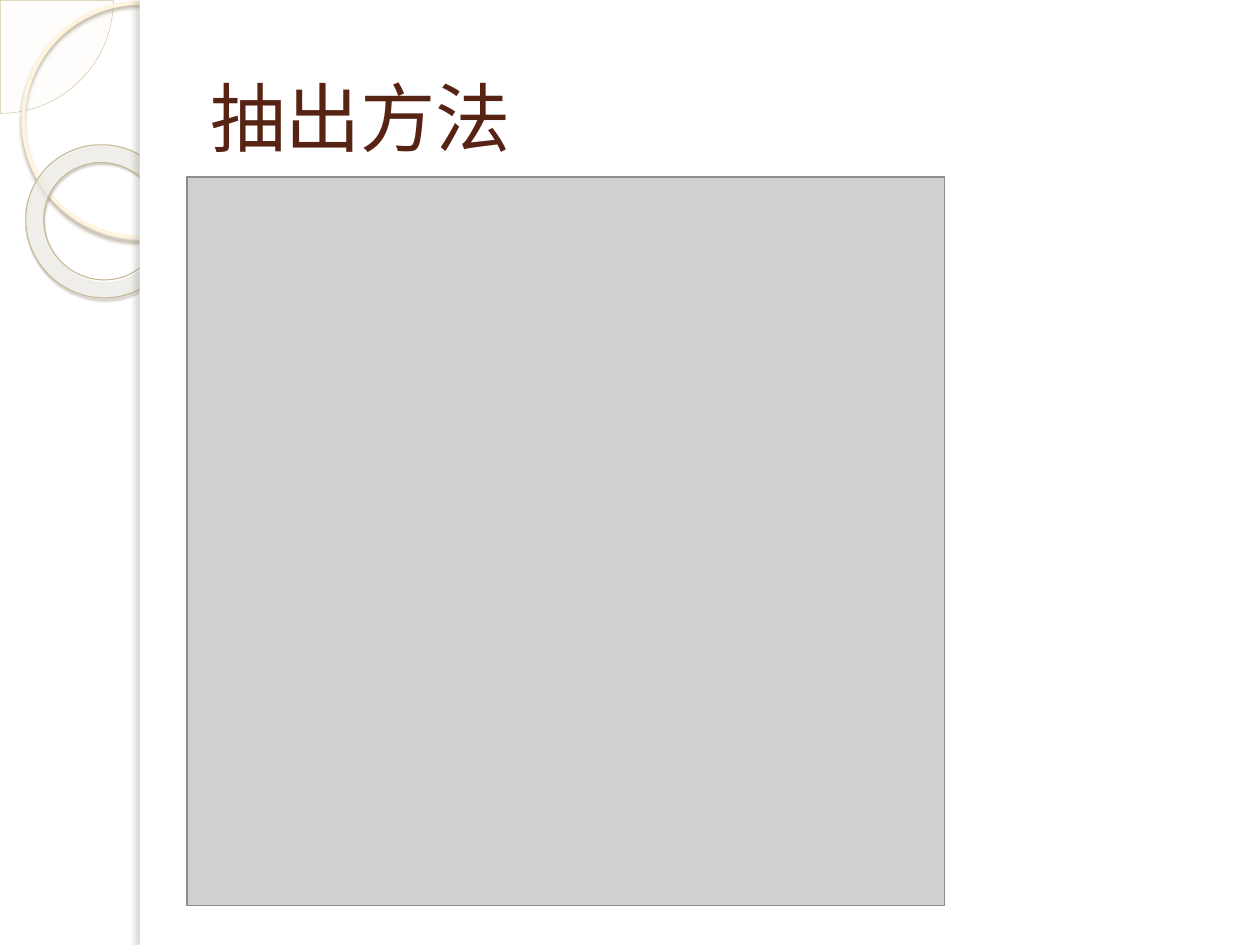
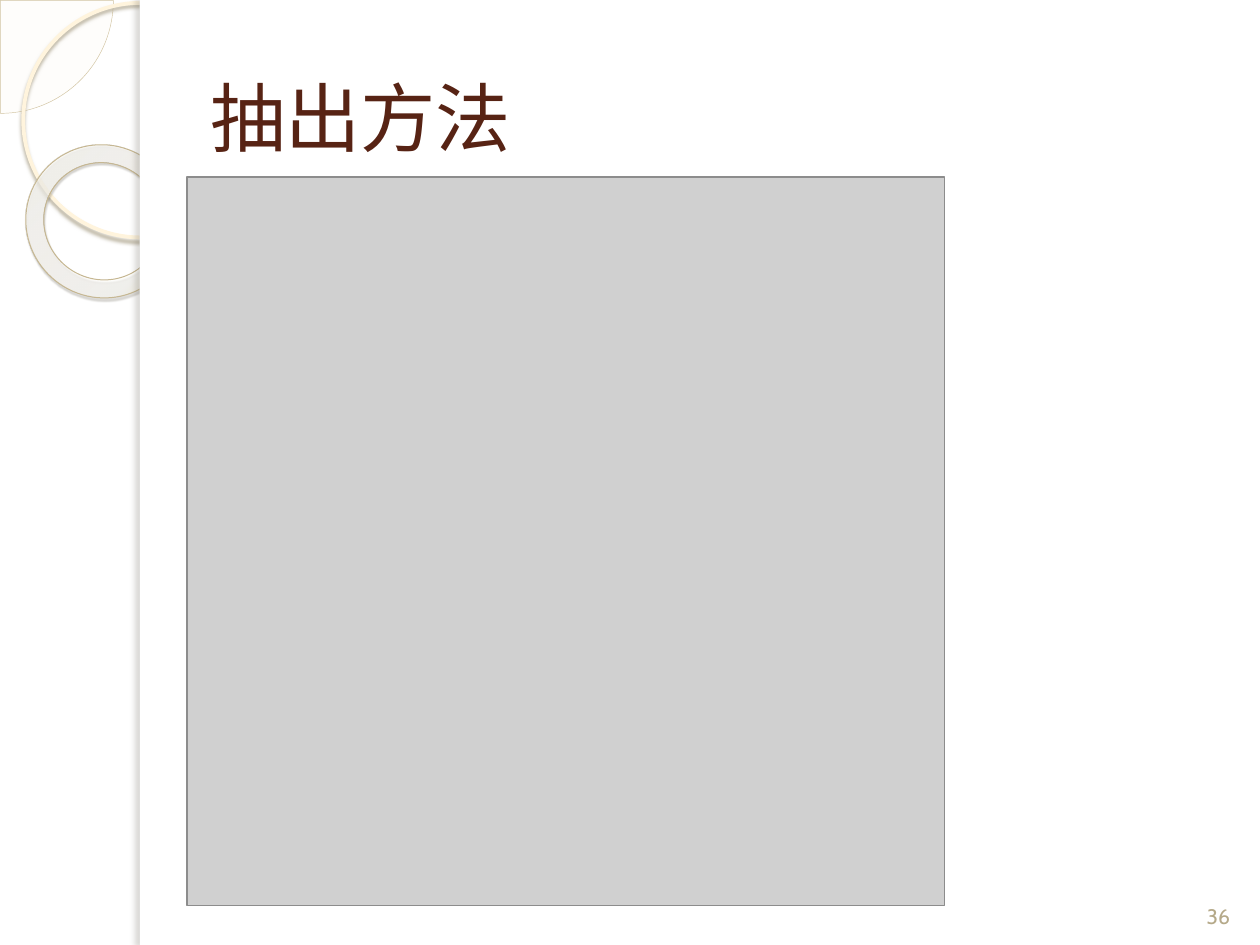
Before and after one commit to q315506754/algorithem, a slide deck: slide 36 of ps/js/演示文稿.pptx. Drawn at 1260x945 pixels with LibreOffice and Linux fonts; fonts in the diff are those of the drawing; grey boxes stand for pictures; background and template pictures are left out. Boxes give left, top, right and bottom in pixels: in the first picture for what was removed or moved away, otherwise in the second. Text is boxed around its words. In the diff, an @@ line names an element or a change of style, - is before the commit and + after.

```diff
--- a/ps/js/演示文稿.pptx
+++ b/ps/js/演示文稿.pptx
@@ page number added at [1207,909,1230,924], 12 pt, text #B6A98A @@
+36
```
Also in this commit, not shown: 46 other slides changed, 4 slides added, 4 slides removed.
